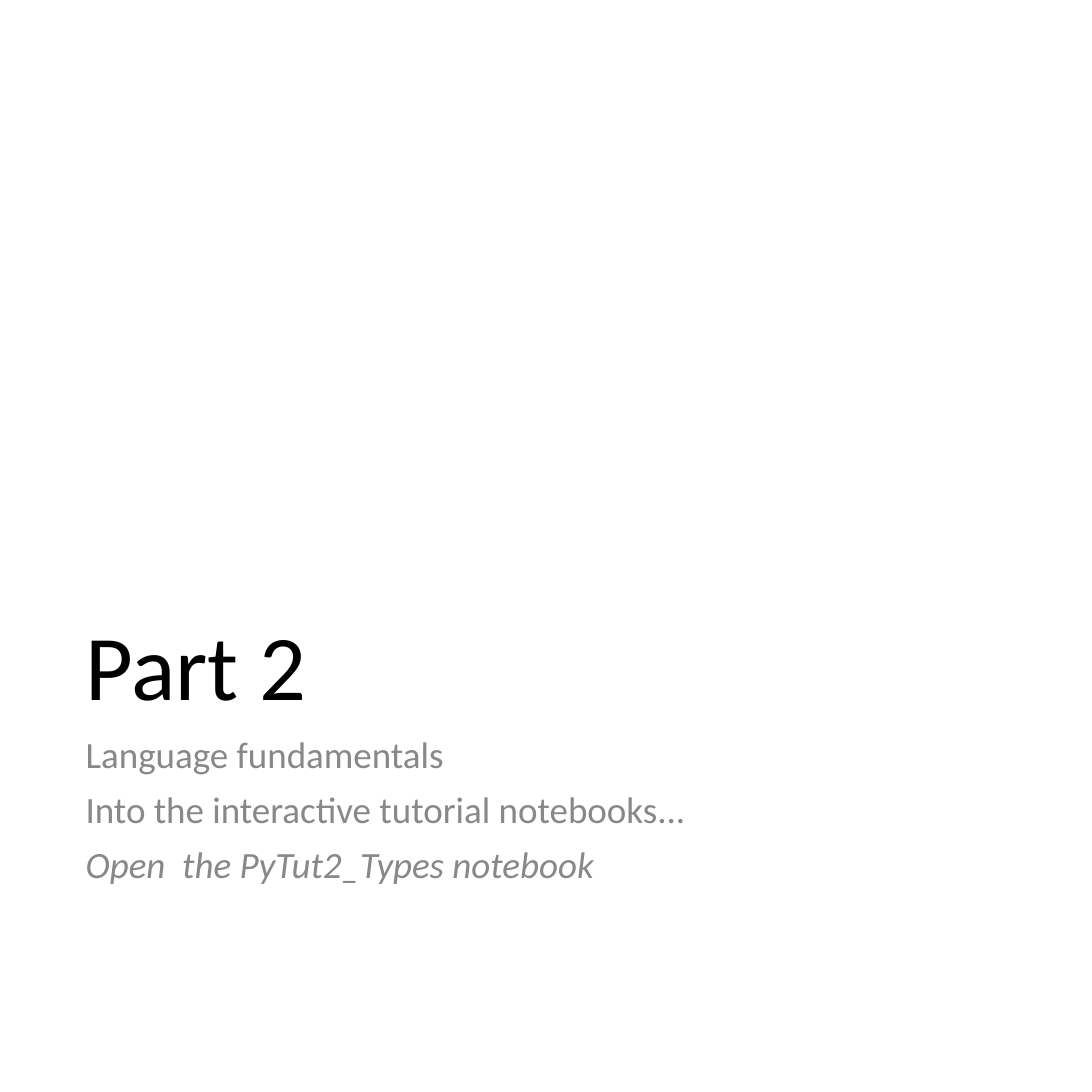
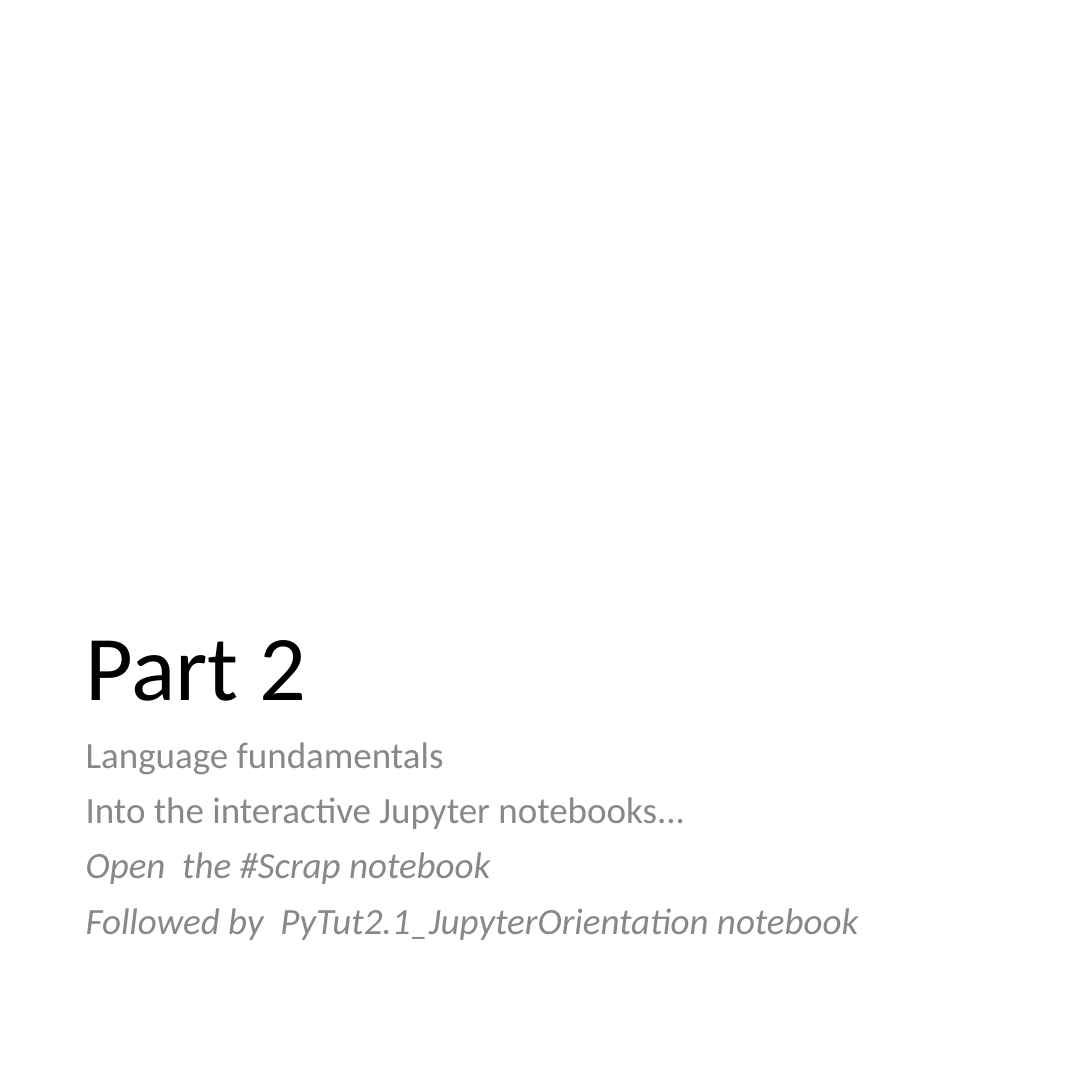
Before and after one commit to mrkbutty/PythonTutButty01, a slide deck: slide 29 of PyTut1_Intro.pptx. Drawn at 1092x1092 pixels with LibreOffice and Linux fonts; fonts in the diff are those of the drawing. Boxes give left, top, right and bottom in pixels: in the first picture for what was removed or moved away, otherwise in the second. Text is boxed around its words. In the diff, an @@ line names an element or a change of style, - is before the commit and + after.

Commit message:
new pptx

```diff
--- a/PyTut1_Intro.pptx
+++ b/PyTut1_Intro.pptx
@@ text at box(86, 797, 858, 940): text changed; italic on @@
-Into the interactive tutorial notebooks...
-Open the PyTut2_Types notebook
+Into the interactive Jupyter notebooks...
+Open the #Scrap notebook
+Followed by PyTut2.1_JupyterOrientation notebook
```
Also in this commit, not shown: 10 other slides changed, 1 other file.
